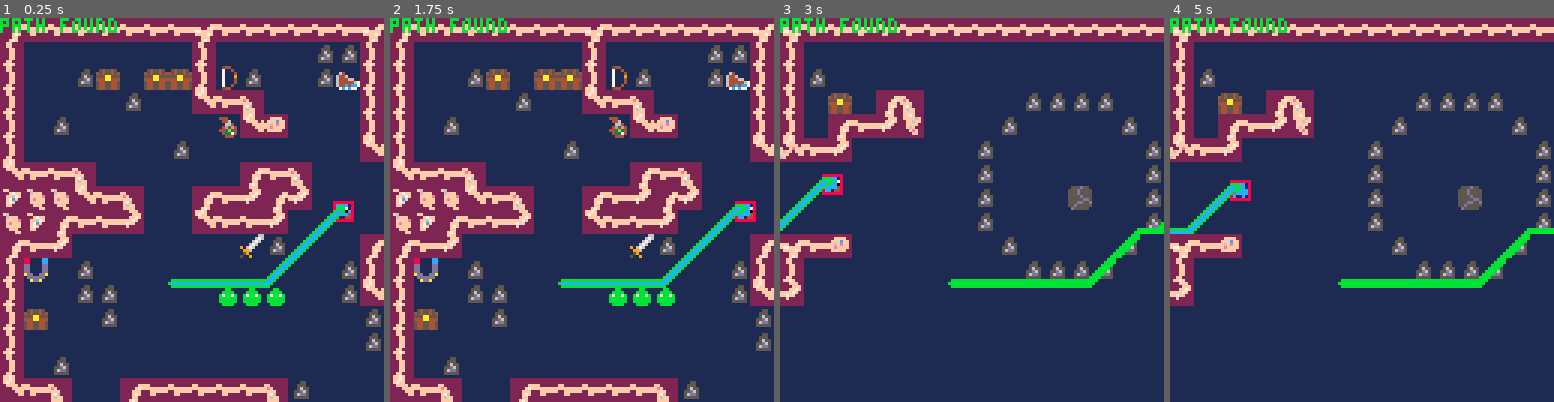
Above: before the commit, frames 1-4 (left to right).
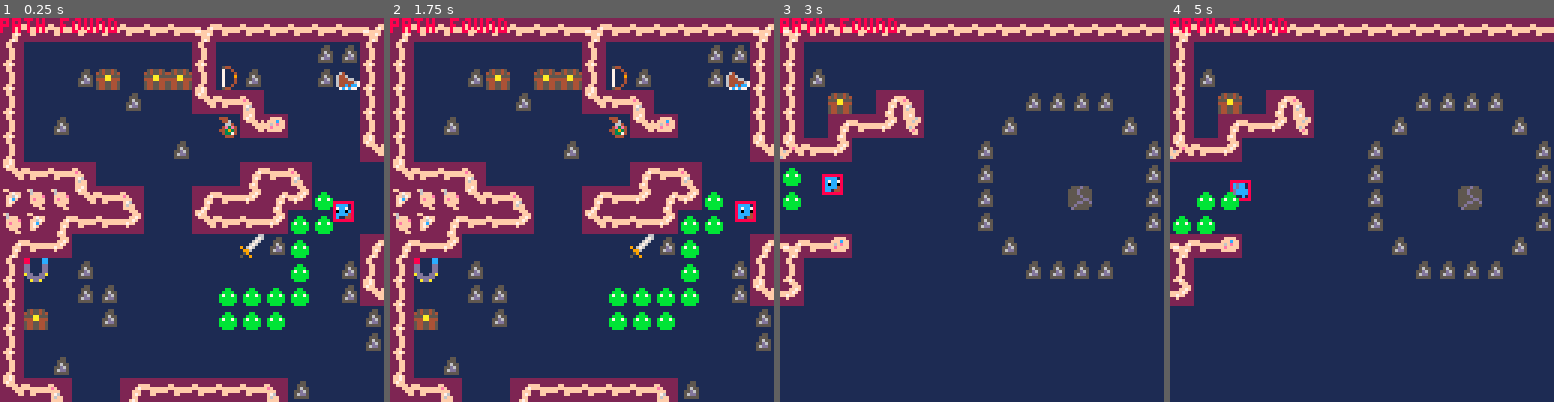
Above: after the commit, the same moments.

Repository: s-france/pico8GameS
Game: PICO-8 cartridge squid.p8
Same seed, same stepped clock (60 frames per second), same inputs: the game is played once before the commit and once after it.
Inputs:
- Up to frame 1 (0.25 s): no input
- Up to frame 2 (1.75 s): tap X (X key) at 0.33, 1.07 s; tap O (Z key) at 0.7, 1.7 s; hold Right from 1.6 s (still down)
- Up to frame 3 (3 s): tap X (X key) at 1.85, 2.97 s; release Right at 2.1 s; tap O (Z key) at 2.1, 2.5, 2.9 s; hold Up 2.15-2.42 s; hold Right from 2.47 s (still down)
- Up to frame 4 (5 s): release Right at 3.03 s; hold Left 3.08-3.58 s; tap O (Z key) every 0.4 s from 3.3 to 4.9 s; hold Down 3.63-3.97 s; hold Right 4.02-4.68 s; tap X (X key) at 4.08 s; hold Up from 4.73 s (still down)

The runs differ from the first frame. In frame 1, 3.0% of the frame differs, in the area x 0-90%, y 0-82%; in frame 2, 3.1%, in the area x 0-93%, y 0-82%; in frame 3, 2.6%; in frame 4, 2.8%.

Commit message:
mapcell pathfinding
A* search now navigates by mapcell instead of pixel coords

Diff:
--- a/squid.p8
+++ b/squid.p8
@@ -146,7 +146,9 @@
 	print(hitboxes[2].bot)
 	--]]
 
-	draw_path(astar(player.x+3,player.y+3, 56,88))
+	local mapx,mapy = map_cell(player.x+2,player.y+2)
+
+	draw_path(astar(mapx,mapy, 8,12))
 	//draw_path(astar(player.x+3,player.y+3, 32,32))
 
  //print(mag)
@@ -1356,6 +1358,7 @@
 end
 -->8
 -- pathfinding
+--mapcell navigation
 function astar(startx,starty,
 															goalx,goaly)
 
@@ -1392,7 +1395,7 @@
   	local nxtvec = idxtovec(nxt)
 
   	//display exploration (debug)
-  	pset(nxtvec.x%128, nxtvec.y%128, 11)
+  	//spr(10,(nxtvec.x*8)%128,(nxtvec.y*8)%128)
 
   	local newcost = cost_so_far[vectoidx(current)] + 1
 
@@ -1425,13 +1428,12 @@
 
 
 function draw_path(path)
-	for point in all(path) do
-		local mapposx, mapposy = map_pos(point.x,point.y)
+	for mapcell in all(path) do
+		local mapposx, mapposy = map_pos(mapcell.x*8,mapcell.y*8)
 
 		if mapposx == player.mapposx and mapposy == player.mapposy then
-			pset(point.x%128, point.y%128, 12)
+			spr(44, (mapcell.x*8)%128,(mapcell.y*8)%128)
 		end
-
 	end
 
 end
@@ -1467,19 +1469,19 @@
  --local y = pos.y
 
  --left															//no solid
- if pos.x > 0 and not fget(mget(map_cell(pos.x-1,pos.y)), 0)  then
+ if pos.x > 0 and not fget(mget(pos.x-1,pos.y), 0)  then
   add(neighbours,vectoidx({x=pos.x-1,y=pos.y}))
  end
  --right
- if pos.x < 1024 and not fget(mget(map_cell(pos.x+1,pos.y)), 0) then
+ if pos.x < 1024 and not fget(mget(pos.x+1,pos.y), 0) then
   add(neighbours,vectoidx({x=pos.x+1,y=pos.y}))
  end
  --up
- if pos.y > 0 and not fget(mget(map_cell(pos.x,pos.y-1)), 0) then
+ if pos.y > 0 and not fget(mget(pos.x,pos.y-1), 0) then
   add(neighbours,vectoidx({x=pos.x,y=pos.y-1}))
  end
  --down
- if pos.y < 512 and not fget(mget(map_cell(pos.x,pos.y+1)), 0) then
+ if pos.y < 512 and not fget(mget(pos.x,pos.y+1), 0) then
   add(neighbours,vectoidx({x=pos.x,y=pos.y+1}))
  end
 
@@ -1502,7 +1504,7 @@
  return sqrt(xsqr+ysqr)
  --]]
 
- return 100*(abs(a.x - b.x) + abs(a.y-b.y))
+ return (abs(a.x - b.x) + abs(a.y-b.y))
 
 end
 
